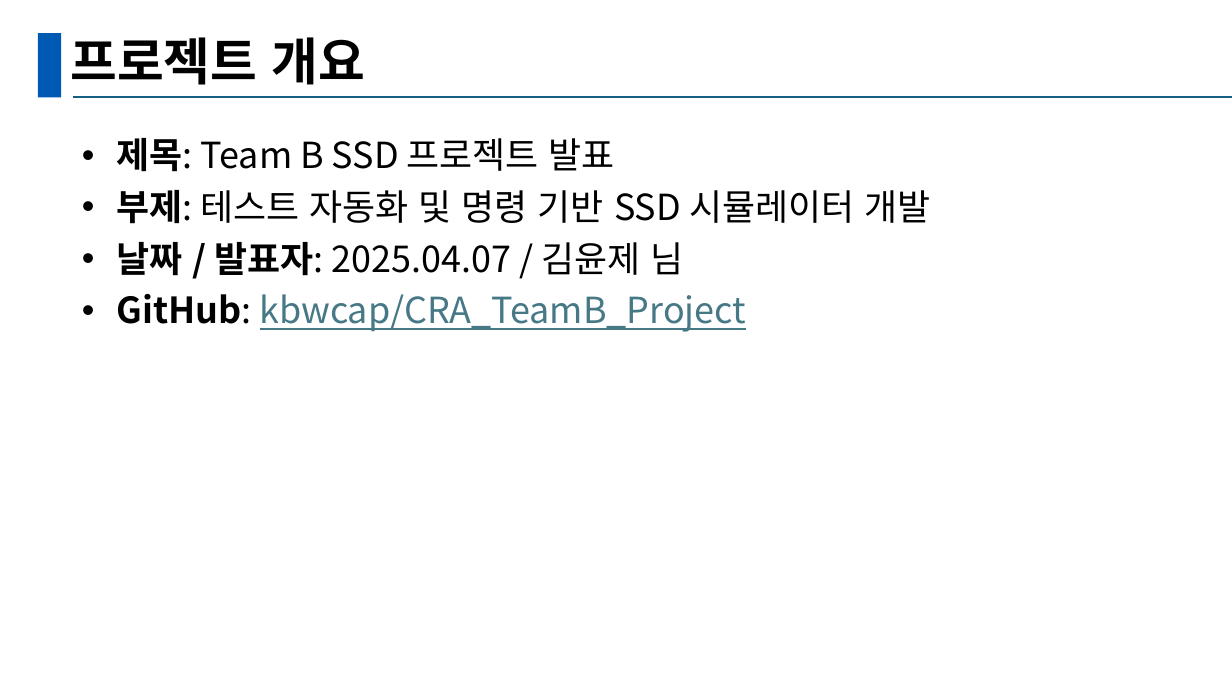
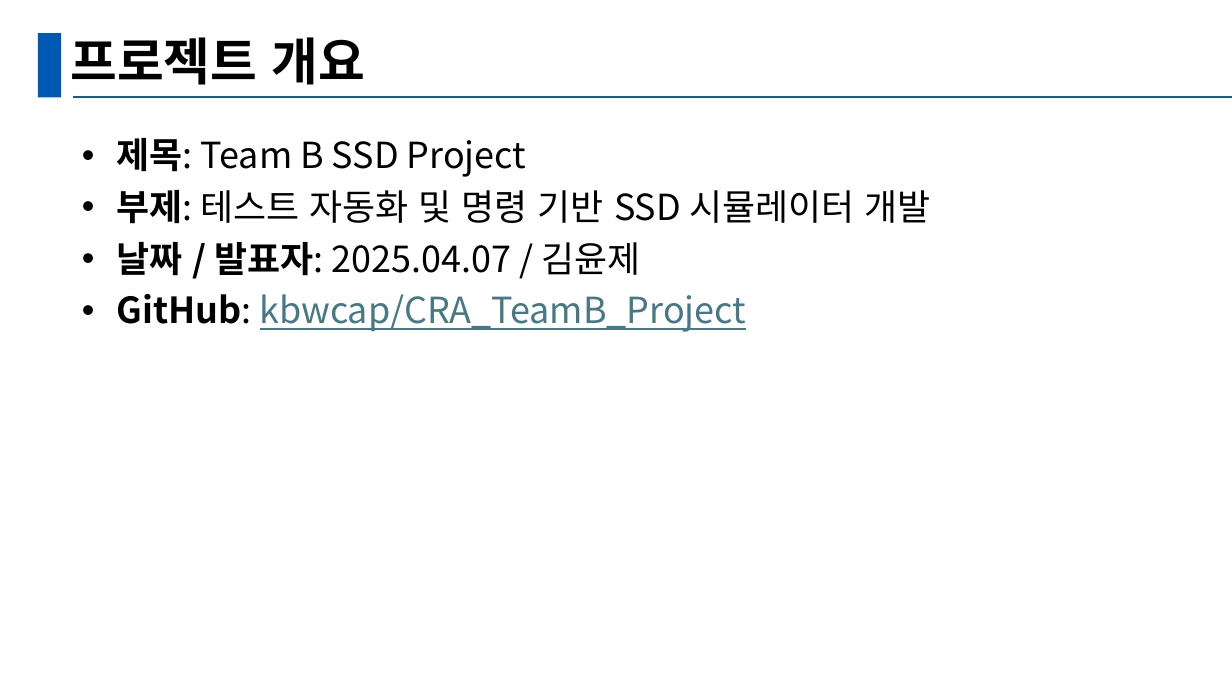
Before and after one commit to kbwcap/CRA_TeamB_Project, a slide deck: slide 2 of B_TEAM_PPT_v_6.pptx. Drawn at 1232x693 pixels with LibreOffice and Linux fonts; fonts in the diff are those of the drawing. Boxes give left, top, right and bottom in pixels: in the first picture for what was removed or moved away, otherwise in the second. Text is boxed around its words. In the diff, an @@ line names an element or a change of style, - is before the commit and + after.

Commit message:
PPT 제목 수정

```diff
--- a/B_TEAM_PPT_v_6.pptx
+++ b/B_TEAM_PPT_v_6.pptx
@@ text at box(117, 138, 526, 177): text changed @@
-• 제목: Team B SSD 프로젝트 발표
+• 제목: Team B SSD Project
@@ text at box(117, 242, 640, 276): text changed @@
-• 날짜 / 발표자: 2025.04.07 / 김윤제 님
+• 날짜 / 발표자: 2025.04.07 / 김윤제
```
Also in this commit, not shown: 1 other slide changed.
